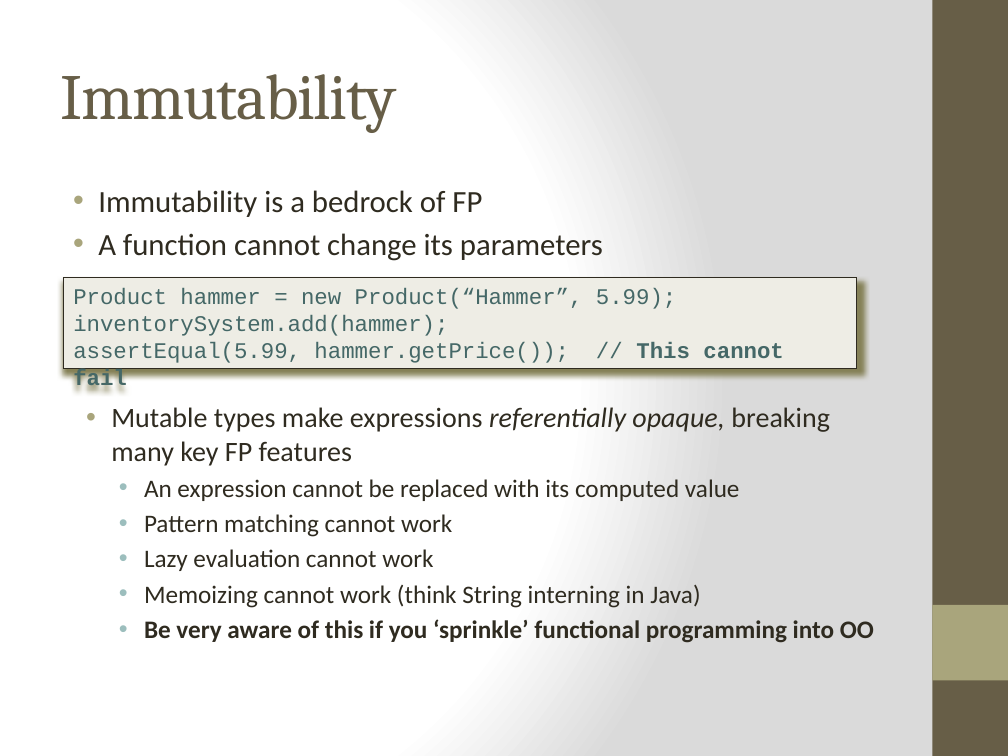
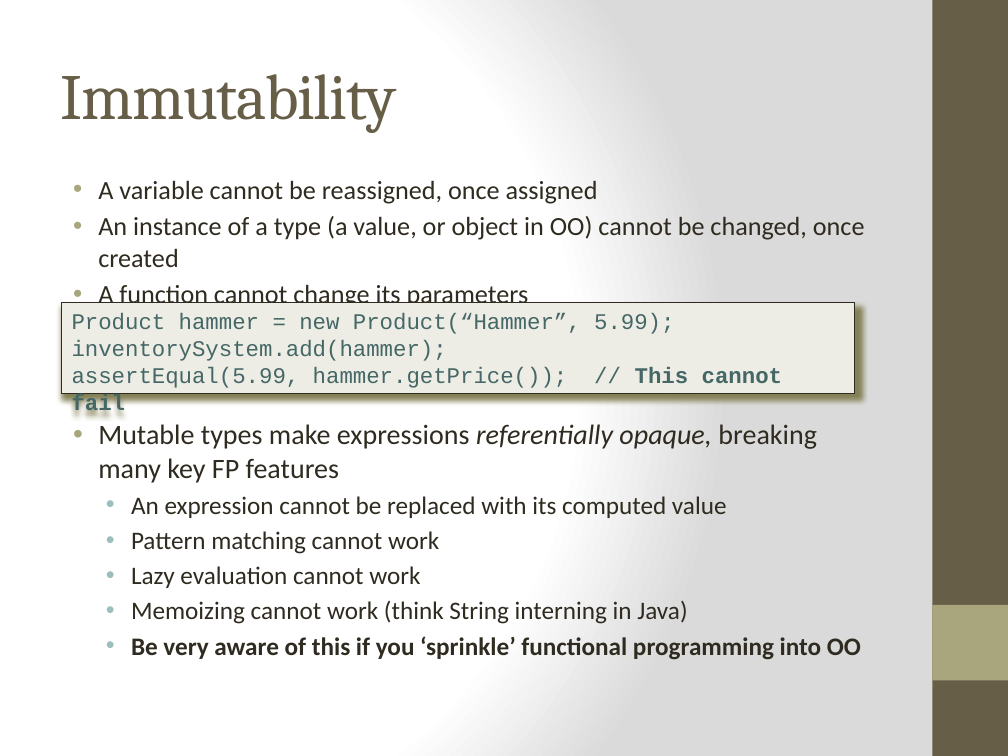
Before and after one commit to bjhartin/FoundationsOfFunctionalProgramming, a slide deck: slide 14 of FoundationsOfFunctionalProgramming.pptx (slide 12 before the commit). Drawn at 1008x756 pixels with LibreOffice and Linux fonts; fonts in the diff are those of the drawing. Boxes give left, top, right and bottom in pixels: in the first picture for what was removed or moved away, otherwise in the second. Text is boxed around its words. In the diff, an @@ line names an element or a change of style, - is before the commit and + after.

Commit message:
Brian: Added slides and examples for first class functions.

```diff
--- a/FoundationsOfFunctionalProgramming.pptx
+++ b/FoundationsOfFunctionalProgramming.pptx
@@ text "A variable cannot be reassigned, ...": place and size @@
-text "A variable cannot be reassigned, ..." at bbox=[98, 190, 603, 261]
+text "A variable cannot be reassigned, ..." at bbox=[98, 180, 865, 303]
@@ text at bbox=[98, 180, 865, 267]: text changed; size 22 to 18.7 pt @@
-• Immutability is a bedrock of FP
+• A variable cannot be reassigned, once assigned
+• An instance of a type (a value, or object in OO) cannot be changed, once created
@@ text at bbox=[98, 285, 529, 303]: size 22 to 18.7 pt in "A function cannot change its parameters" @@
@@ rectangle "Product hammer = new Product(“Hammer”, ...": place and size @@
-rectangle "Product hammer = new Product(“Hammer”, ..." at bbox=[64, 277, 857, 369]
+rectangle "Product hammer = new Product(“Hammer”, ..." at bbox=[61, 302, 855, 394]
@@ text "Mutable types make expressions referentially ...": place and size @@
-text "Mutable types make expressions referentially ..." at bbox=[111, 407, 874, 643]
+text "Mutable types make expressions referentially ..." at bbox=[98, 424, 861, 660]
```
Also in this commit, not shown: 8 other slides changed, 8 slides added, 2 slides removed, 5 other files.
